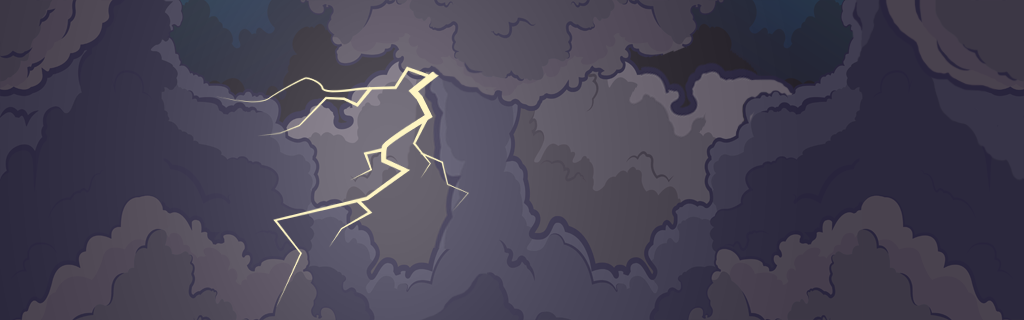
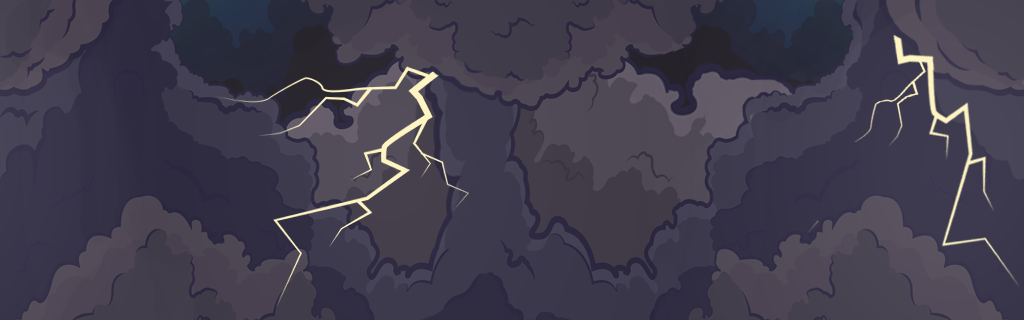
Two versions of the same layered image (1024px x 320px). Layer-by-layer changes:
added layer "Layer 9" above "Layer 6" over [left=854, top=56, right=927, bottom=147]
added layer "Layer 6" above "Layer 3" over [left=806, top=34, right=1024, bottom=288]
added layer "Layer 8" (addition, 44%) above "Layer 7" over [left=0, top=0, right=194, bottom=320]
added layer "Layer 7" (addition, 44%) above "Layer 4" over [left=655, top=0, right=1024, bottom=320]
"Layer 4": opacity 100% → 18%, painted on it over [left=0, top=0, right=1017, bottom=320]
